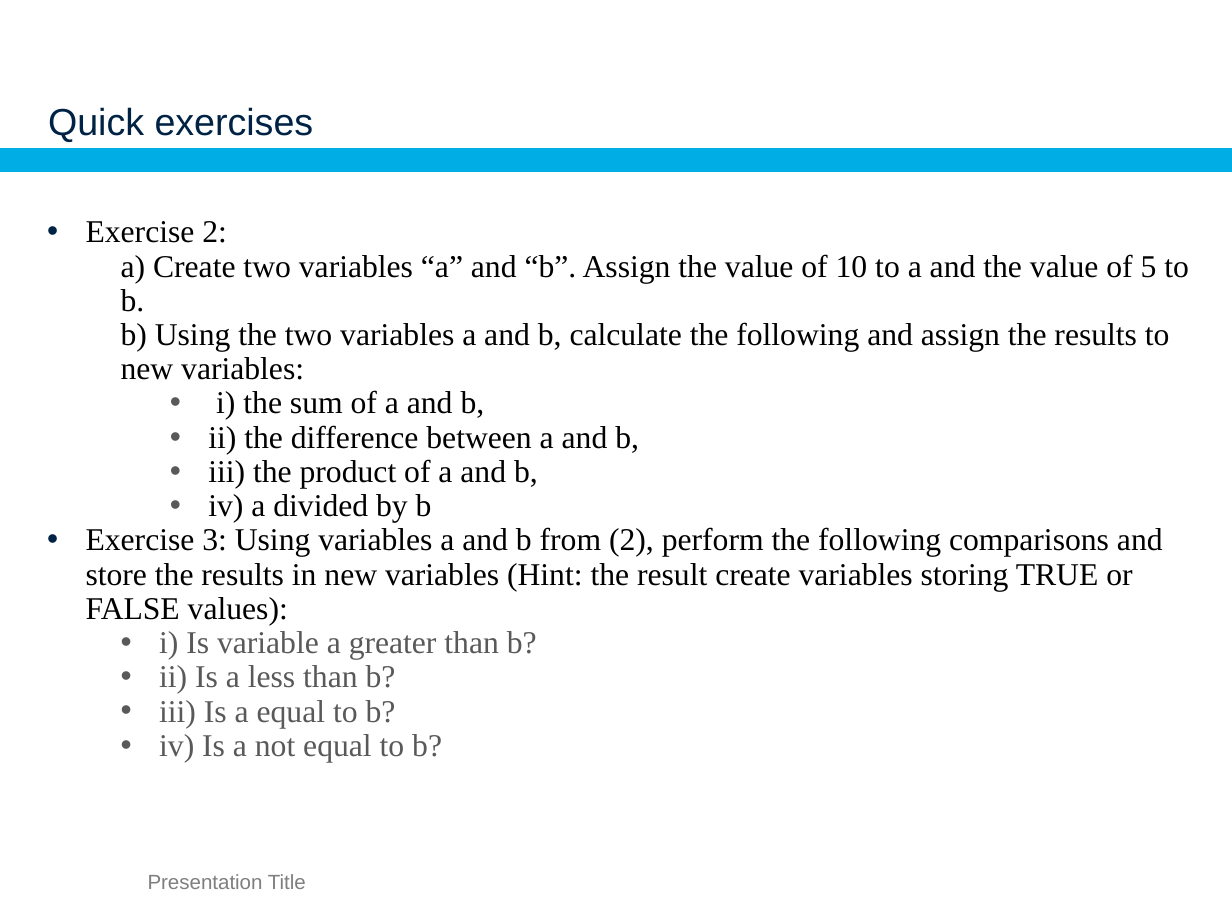
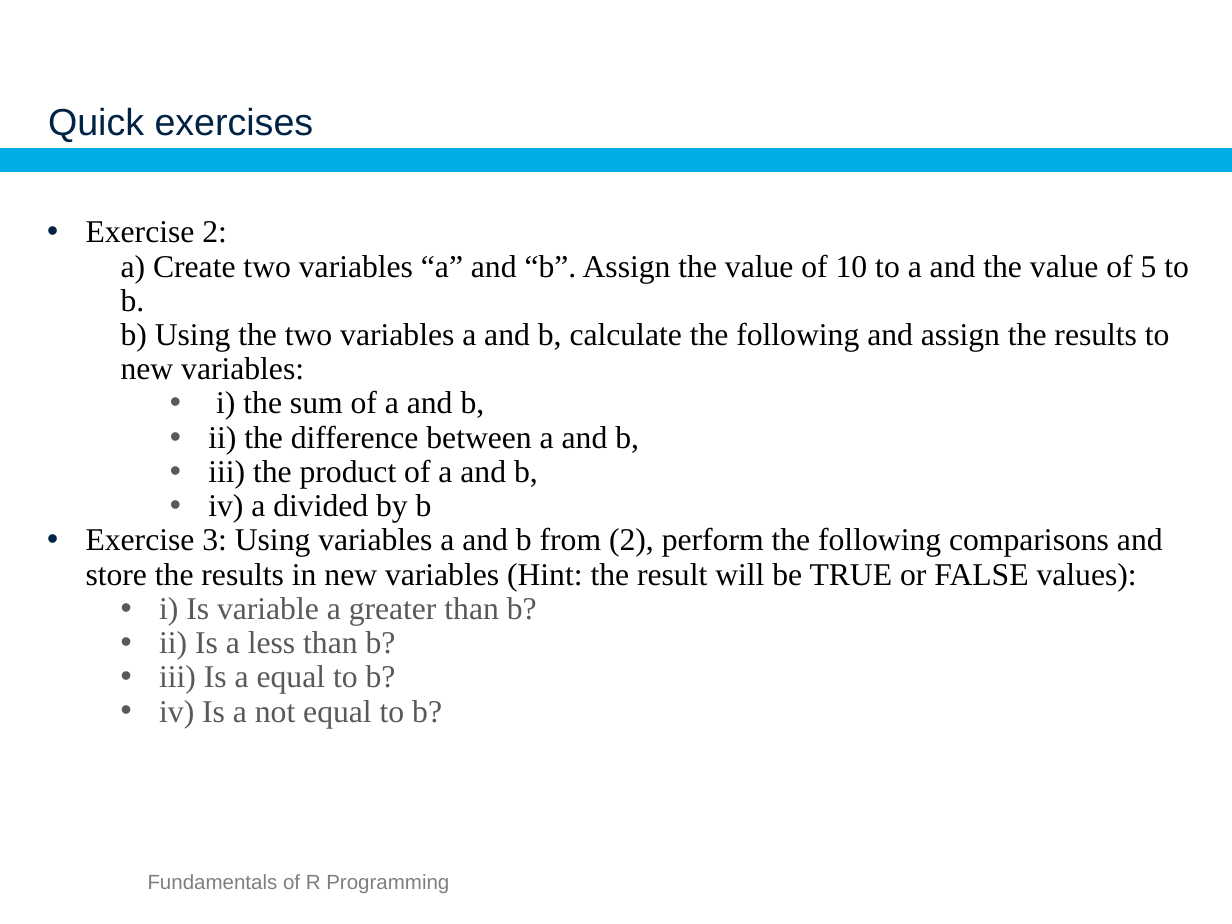
Before and after one commit to SSA-Statistical-Team-Projects/SAEPovTraineR, a slide deck: slide 6 of Presentations/part3_rfundamentals.pptx. Drawn at 1232x924 pixels with LibreOffice and Linux fonts; fonts in the diff are those of the drawing; background and template pictures are left out. Boxes give left, top, right and bottom in pixels: in the first picture for what was removed or moved away, otherwise in the second. Text is boxed around its words. In the diff, an @@ line names an element or a change of style, - is before the commit and + after.

```diff
--- a/Presentations/part3_rfundamentals.pptx
+++ b/Presentations/part3_rfundamentals.pptx
@@ text at (x1=86, y1=527, x2=1163, y2=591): text changed @@
-    • Exercise 3: Using variables a and b from (2), perform the following comparisons and store the results in new variables (Hint: the result create variables storing TRUE or FALSE values):
+    • Exercise 3: Using variables a and b from (2), perform the following comparisons and store the results in new variables (Hint: the result will be TRUE or FALSE values):
@@ text at (x1=148, y1=874, x2=449, y2=893): text changed @@
-Presentation Title
+Fundamentals of R Programming
```
Also in this commit, not shown: 21 other slides changed, 2 other files.
